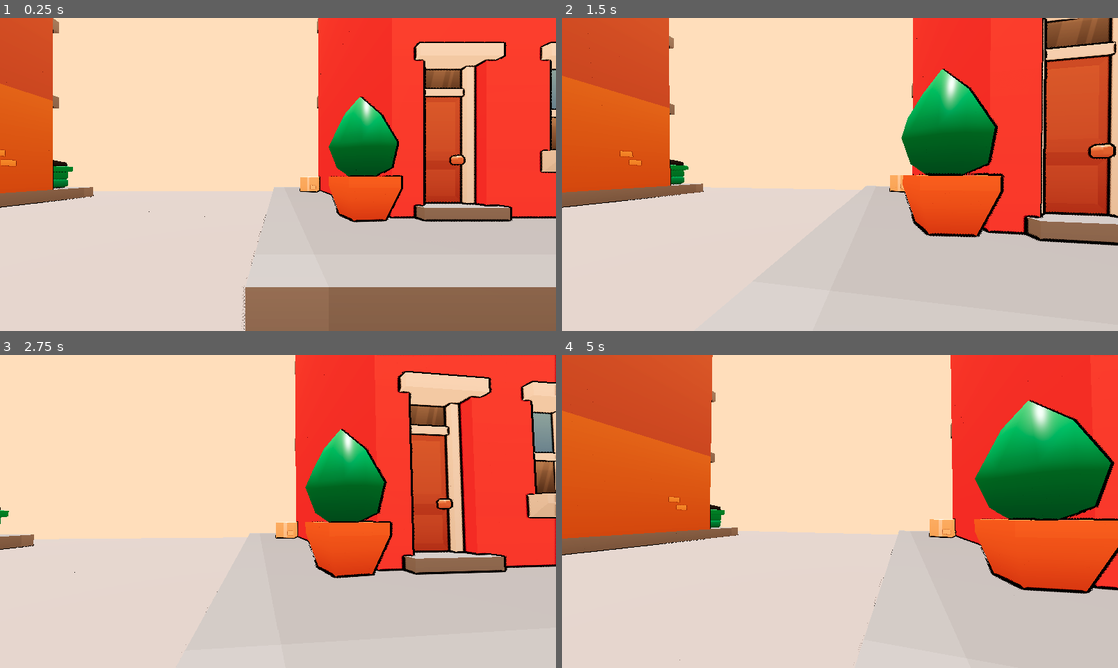
Above: before the commit, frames 1-4 (two rows, left to right).
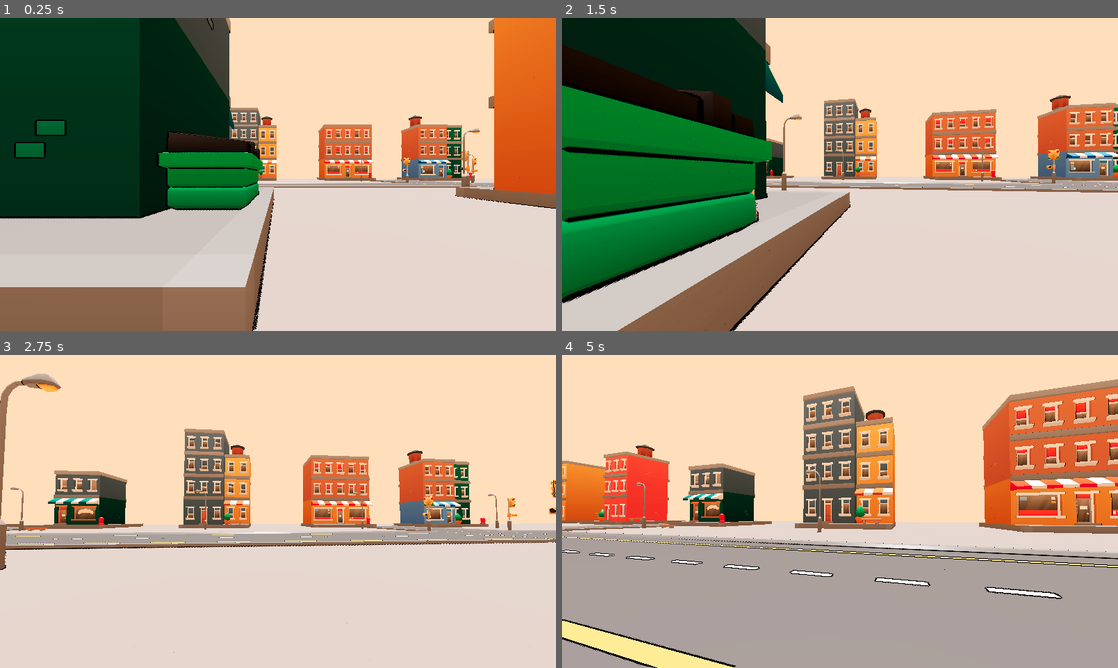
Above: after the commit, the same moments.

Repository: will-csc/UrbanDrive3D
Game: Godot game, scene res://scences/main.tscn
Same seed, same stepped clock (60 frames per second), same inputs: the game is played once before the commit and once after it.
Inputs (mouse positions are in pixels of both pictures, inside the frame that each line leads up to):
- Up to frame 1 (0.25 s): no input
- Up to frame 2 (1.5 s): tap Enter at 0.5 s; move the mouse to (867, 174) at 0.52 s; hold W (move_forward) from 0.53 s (still down); tap F (interact) at 0.6, 1.35 s; tap Space (jump) at 0.77 s; move the mouse to (812, 174) at 1.27 s
- Up to frame 3 (2.75 s): keep holding W (move_forward); tap Space (jump) at 1.52 s; move the mouse to (289, 505) at 2.02 s; tap Shift (sprint) at 2.1 s; tap F (interact) at 2.3 s
- Up to frame 4 (5 s): keep holding W (move_forward); move the mouse to (834, 517) at 2.77 s; tap F (interact) at 2.85, 3.6, 4.55 s; tap Space (jump) at 3.02, 3.77, 4.52 s; move the mouse to (878, 514) at 3.52 s; move the mouse to (795, 508) at 4.27 s; tap Shift (sprint) at 4.35 s

The runs differ from the first frame. In frame 1, 79% of the frame differs, in the area x 0-100%, y 0-100%; in frame 2, 75%; in frame 3, 49%; in frame 4, 82%.

Commit message:
Adding cars

Diff:
--- a/project.godot
+++ b/project.godot
@@ -12,7 +12,7 @@
 
 config/name="GTA - ADS5NA"
 run/main_scene="uid://d2g0hqvaqetxk"
-config/features=PackedStringArray("4.6", "GL Compatibility")
+config/features=PackedStringArray("4.5", "GL Compatibility")
 config/icon="res://icon.svg"
 
 [display]
--- a/scences/main.tscn
+++ b/scences/main.tscn
@@ -2,6 +2,9 @@
 
 [ext_resource type="PackedScene" uid="uid://daqscwmgqw7w4" path="res://addons/Basic CharacterBody3D/Player.tscn" id="1_i2nf4"]
 [ext_resource type="PackedScene" uid="uid://88vldidtb8gy" path="res://addons/kaykit_city_builder_bits/Assets/gltf/car_sedan.gltf" id="2_am3uj"]
+[ext_resource type="PackedScene" path="res://addons/kaykit_city_builder_bits/Assets/gltf/car_hatchback.gltf" id="3_hatch"]
+[ext_resource type="PackedScene" path="res://addons/kaykit_city_builder_bits/Assets/gltf/car_police.gltf" id="4_police"]
+[ext_resource type="PackedScene" path="res://addons/kaykit_city_builder_bits/Assets/gltf/car_taxi.gltf" id="5_taxi"]
 [ext_resource type="Script" uid="uid://cgbx7d4fgsn8u" path="res://scripts/city_generator.gd" id="5_41s58"]
 [ext_resource type="Script" uid="uid://bogsy02xd1gq0" path="res://scripts/car_base.gd" id="5_cfdqf"]
 [ext_resource type="Script" uid="uid://c7by6l6685uqg" path="res://scripts/car_camera_3d.gd" id="7_nwhyr"]
@@ -37,7 +40,7 @@
 [node name="Ground" type="StaticBody3D" parent="." unique_id=1069808047]
 
 [node name="GroundMesh" type="MeshInstance3D" parent="Ground" unique_id=737346791]
-transform = Transform3D(30, 0, 0, 0, 0.103, 0, 0, 0, 6, 0.83903813, 0.06700325, -4.5480814)
+transform = Transform3D(30, 0, 0, 0, 0.103, 0, 0, 0, 18, 0.83903813, 0.06700325, -4.5480814)
 mesh = SubResource("PlaneMesh_nx17a")
 
 [node name="CollisionShape3D" type="CollisionShape3D" parent="Ground" unique_id=1586369250]
@@ -78,9 +81,90 @@
 transform = Transform3D(-0.9999995, 0, -0.0009774286, -0.00038713447, 0.91821843, 0.39607424, 0.000897493, 0.3960744, -0.918218, 0.004059285, 0.6424273, -0.9914248)
 script = ExtResource("7_nwhyr")
 
+[node name="CarHatchback" type="CharacterBody3D" parent="." node_paths=PackedStringArray("camera_carro", "area_interacao", "jogador")]
+transform = Transform3D(-0.027816923, 0, 0.99961305, 0, 1, 0, -0.99961305, 0, -0.027816923, -12.0, 0.13211727, -5.1)
+script = ExtResource("5_cfdqf")
+camera_carro = NodePath("CameraPivot/Camera3D")
+area_interacao = NodePath("Area3D")
+jogador = NodePath("../Player")
+
+[node name="car_hatchback" parent="CarHatchback" instance=ExtResource("3_hatch")]
+
+[node name="CollisionShape3D" type="CollisionShape3D" parent="CarHatchback"]
+transform = Transform3D(1, 0, 0, 0, 1, 0, 0, 0, 1, -0.00390625, 0.11500549, 0)
+shape = SubResource("BoxShape3D_41s58")
+
+[node name="Area3D" type="Area3D" parent="CarHatchback"]
+
+[node name="CollisionShape3D" type="CollisionShape3D" parent="CarHatchback/Area3D"]
+transform = Transform3D(1, 0, 0, 0, 1, 0, 0, 0, 1, -0.00592041, 0.16879272, 0.059570313)
+shape = SubResource("BoxShape3D_nwhyr")
+
+[node name="CameraPivot" type="Node3D" parent="CarHatchback"]
+
+[node name="Camera3D" type="Camera3D" parent="CarHatchback/CameraPivot"]
+transform = Transform3D(-0.9999995, 0, -0.0009774286, -0.00038713447, 0.91821843, 0.39607424, 0.000897493, 0.3960744, -0.918218, 0.004059285, 0.6424273, -0.9914248)
+script = ExtResource("7_nwhyr")
+
+[node name="CarPolice" type="CharacterBody3D" parent="." node_paths=PackedStringArray("camera_carro", "area_interacao", "jogador")]
+transform = Transform3D(-0.027816923, 0, 0.99961305, 0, 1, 0, -0.99961305, 0, -0.027816923, 2.5, 0.13211727, 3.2)
+script = ExtResource("5_cfdqf")
+camera_carro = NodePath("CameraPivot/Camera3D")
+area_interacao = NodePath("Area3D")
+jogador = NodePath("../Player")
+
+[node name="car_police" parent="CarPolice" instance=ExtResource("4_police")]
+
+[node name="CollisionShape3D" type="CollisionShape3D" parent="CarPolice"]
+transform = Transform3D(1, 0, 0, 0, 1, 0, 0, 0, 1, -0.00390625, 0.11500549, 0)
+shape = SubResource("BoxShape3D_41s58")
+
+[node name="Area3D" type="Area3D" parent="CarPolice"]
+
+[node name="CollisionShape3D" type="CollisionShape3D" parent="CarPolice/Area3D"]
+transform = Transform3D(1, 0, 0, 0, 1, 0, 0, 0, 1, -0.00592041, 0.16879272, 0.059570313)
+shape = SubResource("BoxShape3D_nwhyr")
+
+[node name="CameraPivot" type="Node3D" parent="CarPolice"]
+
+[node name="Camera3D" type="Camera3D" parent="CarPolice/CameraPivot"]
+transform = Transform3D(-0.9999995, 0, -0.0009774286, -0.00038713447, 0.91821843, 0.39607424, 0.000897493, 0.3960744, -0.918218, 0.004059285, 0.6424273, -0.9914248)
+script = ExtResource("7_nwhyr")
+
+[node name="CarTaxi" type="CharacterBody3D" parent="." node_paths=PackedStringArray("camera_carro", "area_interacao", "jogador")]
+transform = Transform3D(-0.027816923, 0, 0.99961305, 0, 1, 0, -0.99961305, 0, -0.027816923, -20.0, 0.13211727, -12.0)
+script = ExtResource("5_cfdqf")
+camera_carro = NodePath("CameraPivot/Camera3D")
+area_interacao = NodePath("Area3D")
+jogador = NodePath("../Player")
+
+[node name="car_taxi" parent="CarTaxi" instance=ExtResource("5_taxi")]
+
+[node name="CollisionShape3D" type="CollisionShape3D" parent="CarTaxi"]
+transform = Transform3D(1, 0, 0, 0, 1, 0, 0, 0, 1, -0.00390625, 0.11500549, 0)
+shape = SubResource("BoxShape3D_41s58")
+
+[node name="Area3D" type="Area3D" parent="CarTaxi"]
+
+[node name="CollisionShape3D" type="CollisionShape3D" parent="CarTaxi/Area3D"]
+transform = Transform3D(1, 0, 0, 0, 1, 0, 0, 0, 1, -0.00592041, 0.16879272, 0.059570313)
+shape = SubResource("BoxShape3D_nwhyr")
+
+[node name="CameraPivot" type="Node3D" parent="CarTaxi"]
+
+[node name="Camera3D" type="Camera3D" parent="CarTaxi/CameraPivot"]
+transform = Transform3D(-0.9999995, 0, -0.0009774286, -0.00038713447, 0.91821843, 0.39607424, 0.000897493, 0.3960744, -0.918218, 0.004059285, 0.6424273, -0.9914248)
+script = ExtResource("7_nwhyr")
+
 [node name="CityGenerator" type="Node3D" parent="." unique_id=705636096]
 transform = Transform3D(1, 0, 0, 0, 1, 0, 0, 0, 1, -27.612167, 0, -4.4739237)
 script = ExtResource("5_41s58")
 
 [connection signal="body_entered" from="CarBase/Area3D" to="CarBase" method="_on_area_3d_body_entered"]
 [connection signal="body_exited" from="CarBase/Area3D" to="CarBase" method="_on_area_3d_body_exited"]
+[connection signal="body_entered" from="CarHatchback/Area3D" to="CarHatchback" method="_on_area_3d_body_entered"]
+[connection signal="body_exited" from="CarHatchback/Area3D" to="CarHatchback" method="_on_area_3d_body_exited"]
+[connection signal="body_entered" from="CarPolice/Area3D" to="CarPolice" method="_on_area_3d_body_entered"]
+[connection signal="body_exited" from="CarPolice/Area3D" to="CarPolice" method="_on_area_3d_body_exited"]
+[connection signal="body_entered" from="CarTaxi/Area3D" to="CarTaxi" method="_on_area_3d_body_entered"]
+[connection signal="body_exited" from="CarTaxi/Area3D" to="CarTaxi" method="_on_area_3d_body_exited"]
--- a/scripts/car_base.gd
+++ b/scripts/car_base.gd
@@ -1,4 +1,5 @@
 extends CharacterBody3D
+class_name CarBase
 
 @export_category("Configurações do Carro")
 @export var velocidade_maxima: float = 8.0
@@ -14,11 +15,18 @@
 @export_category("Configurações do Jogador")
 @export var jogador: CharacterBody3D
 
+static var carro_em_uso: CarBase = null
+
 var esta_dirigindo: bool = false
 var jogador_na_area: bool = false
 var velocidade_atual: float = 0.0
 
 var gravidade: float = ProjectSettings.get_setting("physics/3d/default_gravity")
+var camada_jogador_original: int = 0
+var mascara_jogador_original: int = 0
+var colisao_jogador_salva: bool = false
+var ultimo_tempo_saida_ms: int = -1000
+var tempo_bloqueio_entrada_ms: int = 600
 
 func _ready() -> void:
 	set_physics_process(false)
@@ -60,9 +68,24 @@
 	move_and_slide()
 
 func entrar_no_carro() -> void:
+	if jogador == null:
+		return
+	if carro_em_uso != null and carro_em_uso != self:
+		return
+	if Time.get_ticks_msec() - ultimo_tempo_saida_ms < tempo_bloqueio_entrada_ms:
+		return
+
+	carro_em_uso = self
 	esta_dirigindo = true
 	set_physics_process(true)
 
+	if not colisao_jogador_salva:
+		camada_jogador_original = jogador.collision_layer
+		mascara_jogador_original = jogador.collision_mask
+		colisao_jogador_salva = true
+
+	jogador.collision_layer = 0
+	jogador.collision_mask = 0
 	jogador.visible = false
 	jogador.process_mode = Node.PROCESS_MODE_DISABLED
 
@@ -70,19 +93,32 @@
 		camera_carro.make_current()
 
 func sair_do_carro() -> void:
+	if jogador == null:
+		return
+
+	ultimo_tempo_saida_ms = Time.get_ticks_msec()
 	esta_dirigindo = false
+	jogador_na_area = false
 	set_physics_process(false)
 	velocidade_atual = 0.0
+	velocity = Vector3.ZERO
+	carro_em_uso = null
 
 	jogador.process_mode = Node.PROCESS_MODE_INHERIT
 	jogador.visible = true
+	if colisao_jogador_salva:
+		jogador.collision_layer = camada_jogador_original
+		jogador.collision_mask = mascara_jogador_original
 
-	jogador.global_position = global_position + (global_transform.basis.x * 0.5)
+	var posicao_saida: Vector3 = global_position + (global_transform.basis.x * 1.8) + Vector3.UP * 0.2
+	jogador.global_position = posicao_saida
+	jogador.global_rotation = global_rotation
 
-	var camera_interna_jogador = jogador.find_child("*Camera3D*", true, false) as Camera3D
+	var camera_interna_jogador: Camera3D = obter_camera_jogador()
 
 	if camera_interna_jogador:
 		camera_interna_jogador.make_current()
+		Input.set_mouse_mode(Input.MOUSE_MODE_CAPTURED)
 
 func _on_area_3d_body_entered(body: Node3D) -> void:
 	if jogador == null and body.is_in_group("player"):
@@ -90,8 +126,20 @@
 
 	if body == jogador:
 		jogador_na_area = true
+		if carro_em_uso == null and Time.get_ticks_msec() - ultimo_tempo_saida_ms >= tempo_bloqueio_entrada_ms:
+			entrar_no_carro()
 
 
 func _on_area_3d_body_exited(body: Node3D) -> void:
 	if body == jogador:
 		jogador_na_area = false
+
+func obter_camera_jogador() -> Camera3D:
+	if jogador == null:
+		return null
+
+	var camera_direta: Camera3D = jogador.get_node_or_null("Camera3D") as Camera3D
+	if camera_direta:
+		return camera_direta
+
+	return jogador.find_child("Camera3D", true, false) as Camera3D
--- a/scripts/city_generator.gd
+++ b/scripts/city_generator.gd
@@ -1,70 +1,148 @@
 extends Node3D
 
-var predios = [
+var predios: Array[PackedScene] = [
 	preload("res://addons/kaykit_city_builder_bits/Assets/gltf/building_A.gltf"),
 	preload("res://addons/kaykit_city_builder_bits/Assets/gltf/building_B.gltf"),
 	preload("res://addons/kaykit_city_builder_bits/Assets/gltf/building_C.gltf"),
+	preload("res://addons/kaykit_city_builder_bits/Assets/gltf/building_D.gltf"),
 	preload("res://addons/kaykit_city_builder_bits/Assets/gltf/building_E.gltf"),
 	preload("res://addons/kaykit_city_builder_bits/Assets/gltf/building_F.gltf"),
-	preload("res://addons/kaykit_city_builder_bits/Assets/gltf/building_G.gltf")
+	preload("res://addons/kaykit_city_builder_bits/Assets/gltf/building_G.gltf"),
+	preload("res://addons/kaykit_city_builder_bits/Assets/gltf/building_H.gltf")
 ]
 
-var estrada = preload("res://addons/kaykit_city_builder_bits/Assets/gltf/road_straight.gltf")
-var semaforo = preload("res://addons/kaykit_city_builder_bits/Assets/gltf/trafficlight_A.gltf")
-var poste = preload("res://addons/kaykit_city_builder_bits/Assets/gltf/streetlight.gltf")
+var decoracoes: Array[PackedScene] = [
+	preload("res://addons/kaykit_city_builder_bits/Assets/gltf/bench.gltf"),
+	preload("res://addons/kaykit_city_builder_bits/Assets/gltf/bush.gltf"),
+	preload("res://addons/kaykit_city_builder_bits/Assets/gltf/dumpster.gltf"),
+	preload("res://addons/kaykit_city_builder_bits/Assets/gltf/firehydrant.gltf"),
+	preload("res://addons/kaykit_city_builder_bits/Assets/gltf/trash_A.gltf"),
+	preload("res://addons/kaykit_city_builder_bits/Assets/gltf/trash_B.gltf")
+]
 
-@export var tamanho_cidade := 40
-@export var espacamento := 4
+var estrada_reta: PackedScene = preload("res://addons/kaykit_city_builder_bits/Assets/gltf/road_straight.gltf")
+var estrada_cruzamento: PackedScene = preload("res://addons/kaykit_city_builder_bits/Assets/gltf/road_junction.gltf")
+var estrada_faixa: PackedScene = preload("res://addons/kaykit_city_builder_bits/Assets/gltf/road_straight_crossing.gltf")
+var semaforo: PackedScene = preload("res://addons/kaykit_city_builder_bits/Assets/gltf/trafficlight_A.gltf")
+var poste: PackedScene = preload("res://addons/kaykit_city_builder_bits/Assets/gltf/streetlight.gltf")
+var caixa_agua: PackedScene = preload("res://addons/kaykit_city_builder_bits/Assets/gltf/watertower.gltf")
 
-func _ready():
+@export var tamanho_cidade: int = 40
+@export var profundidade_cidade: int = 24
+@export var passo_rua: int = 2
+@export var espacamento_predios: int = 4
+@export var chance_decoracao: float = 0.35
+@export var ruas_horizontais: Array[int] = [-8, 0, 8]
+@export var ruas_verticais: Array[int] = [0, 12, 24, 36]
+
+func _ready() -> void:
 	randomize()
-	gerar_estrada()
-	gerar_cidade()
+	limpar_geracao()
+	gerar_malha_viaria()
+	gerar_predios()
+	gerar_mobiliario_urbano()
+	gerar_ponto_marcante()
 
-func gerar_cidade():
+func limpar_geracao() -> void:
+	for child in get_children():
+		child.queue_free()
 
-	for x in range(0, tamanho_cidade, espacamento):
+func gerar_malha_viaria() -> void:
+	var metade_profundidade: int = profundidade_cidade / 2
 
-		criar_predio(Vector3(x, 0.1, -4), 0)
+	for x in range(0, tamanho_cidade + passo_rua, passo_rua):
+		for z in range(-metade_profundidade, metade_profundidade + passo_rua, passo_rua):
+			var em_rua_vertical: bool = ruas_verticais.has(x)
+			var em_rua_horizontal: bool = ruas_horizontais.has(z)
 
-		criar_predio(Vector3(x, 0.1, 4), 180)
+			if not em_rua_vertical and not em_rua_horizontal:
+				continue
 
-func criar_predio(pos, rot_y):
+			if em_rua_vertical and em_rua_horizontal:
+				criar_instancia(estrada_cruzamento, Vector3(x, 0.0, z), 0.0)
+			elif em_rua_horizontal:
+				var peca_horizontal: PackedScene = estrada_faixa if z == 0 and x % 8 == 4 else estrada_reta
+				criar_instancia(peca_horizontal, Vector3(x, 0.0, z), 90.0)
+			else:
+				var peca_vertical: PackedScene = estrada_faixa if x == 24 and abs(z) == 4 else estrada_reta
+				criar_instancia(peca_vertical, Vector3(x, 0.0, z), 0.0)
 
-	var cena = predios.pick_random()
-	var predio = cena.instantiate()
+func gerar_predios() -> void:
+	var metade_profundidade: int = profundidade_cidade / 2
+
+	for x in range(2, tamanho_cidade, espacamento_predios):
+		if ruas_verticais.has(x):
+			continue
+
+		for z in range(-metade_profundidade, metade_profundidade + 1, espacamento_predios):
+			if ruas_horizontais.has(z):
+				continue
+
+			var rotacao: float = 0.0 if z < rua_horizontal_mais_proxima(z) else 180.0
+			criar_predio(Vector3(x, 0.1, z), rotacao)
+
+func criar_predio(pos: Vector3, rot_y: float) -> void:
+	var cena: PackedScene = predios.pick_random()
+	var predio: Node3D = cena.instantiate() as Node3D
 
 	add_child(predio)
-
 	predio.position = pos
 	predio.rotation_degrees.y = rot_y
 
-	var body = StaticBody3D.new()
+	var body: StaticBody3D = StaticBody3D.new()
+	var collision: CollisionShape3D = CollisionShape3D.new()
+	var shape: BoxShape3D = BoxShape3D.new()
 
-	var collision = CollisionShape3D.new()
-
-	var shape = BoxShape3D.new()
-
-	# tamanho da colisão
-	shape.size = Vector3(2, 8, 2)
-
+	shape.size = Vector3(2.1, randf_range(6.0, 10.0), 2.1)
 	collision.shape = shape
-
 	body.add_child(collision)
-
-	# altura da colisão
-	body.position.y = 4
+	body.position.y = shape.size.y * 0.5
 
 	predio.add_child(body)
 
-func gerar_estrada():
+func gerar_mobiliario_urbano() -> void:
+	for z in ruas_horizontais:
+		for x in range(2, tamanho_cidade, 4):
+			if ruas_verticais.has(x):
+				continue
 
-	for x in range(0, tamanho_cidade, 2):
+			criar_instancia(poste, Vector3(x, 0.1, z - 2), 0.0)
+			criar_instancia(poste, Vector3(x, 0.1, z + 2), 180.0)
 
-		var rua = estrada.instantiate()
+			if randf() <= chance_decoracao:
+				var deslocamento_z: int = -3 if randi() % 2 == 0 else 3
+				var decoracao: PackedScene = decoracoes.pick_random()
+				criar_instancia(
+					decoracao,
+					Vector3(x + randf_range(-0.4, 0.4), 0.05, z + deslocamento_z + randf_range(-0.4, 0.4)),
+					float(randi() % 4) * 90.0
+				)
 
-		add_child(rua)
+	for x in ruas_verticais:
+		for z in ruas_horizontais:
+			criar_instancia(semaforo, Vector3(x - 1, 0.1, z - 1), 0.0)
+			criar_instancia(semaforo, Vector3(x + 1, 0.1, z - 1), 90.0)
+			criar_instancia(semaforo, Vector3(x + 1, 0.1, z + 1), 180.0)
+			criar_instancia(semaforo, Vector3(x - 1, 0.1, z + 1), 270.0)
 
-		rua.position = Vector3(x, 0, 0)
+func gerar_ponto_marcante() -> void:
+	criar_instancia(caixa_agua, Vector3(tamanho_cidade - 6, 0.1, profundidade_cidade / 2 + 2), 180.0)
 
-		rua.rotation_degrees.y = 90
+func criar_instancia(cena: PackedScene, posicao: Vector3, rotacao_y: float) -> Node3D:
+	var instancia: Node3D = cena.instantiate() as Node3D
+	add_child(instancia)
+	instancia.position = posicao
+	instancia.rotation_degrees.y = rotacao_y
+	return instancia
+
+func rua_horizontal_mais_proxima(z: int) -> int:
+	var rua_mais_proxima: int = ruas_horizontais[0]
+	var menor_distancia: int = abs(z - rua_mais_proxima)
+
+	for rua in ruas_horizontais:
+		var distancia: int = abs(z - rua)
+		if distancia < menor_distancia:
+			menor_distancia = distancia
+			rua_mais_proxima = rua
+
+	return rua_mais_proxima
